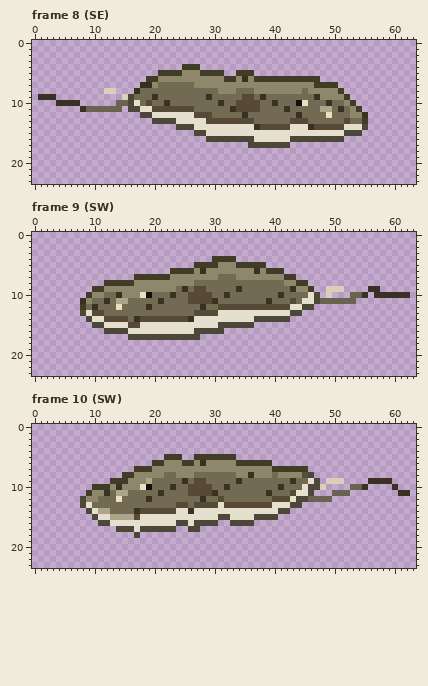
Pixel-art file, stored at assets/creatures/freshwater/billabong/bb_freshwater_whipray.aseprite. The first picture shows the starting point.
64x24 pixels, 24 frames. Colours within 5 levels of each other are drawn and written as one. Shown: frame 8 (SE), frame 9 (SW), frame 10 (SW). The commit also changed other frames, which this record leaves out.
New version:
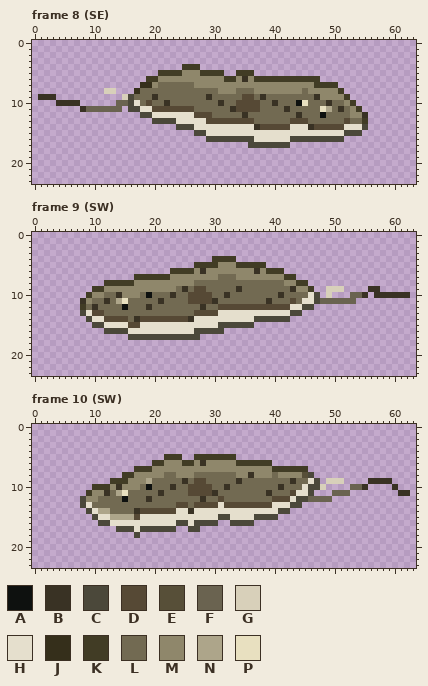
Palette (. is transparent): A #0e110f  B #393224  C #4b483a  D #564935  E #574f38  F #6a6350  G #d8d0ba  H #e5dfcd  J #352f1b  K #413c25  L #726a52  M #8f876b  N #ada58a  P #e8e0c0
The exact change:
Frame 8 (SE):
Colour L gives way to colour A in row 12 at x 48.
Colour P gives way to colour L in row 12 at x 49.
Colour N gives way to colour P in row 11 at x 48.
Frame 9 (SW):
Colour L gives way to colour A in row 12 at x 15.
Colour P gives way to colour L in row 10 at x 18; in row 12 at x 14.
Colour N gives way to colour P in row 11 at x 15.
Frame 10 (SW): the same change as frame 9 (SW)
Where, in picture pixels (left, top, right, bottom), the same in both pictures:
changed: (320, 106, 332, 118)
changed: (116, 292, 146, 310)
changed: (116, 484, 146, 502)
